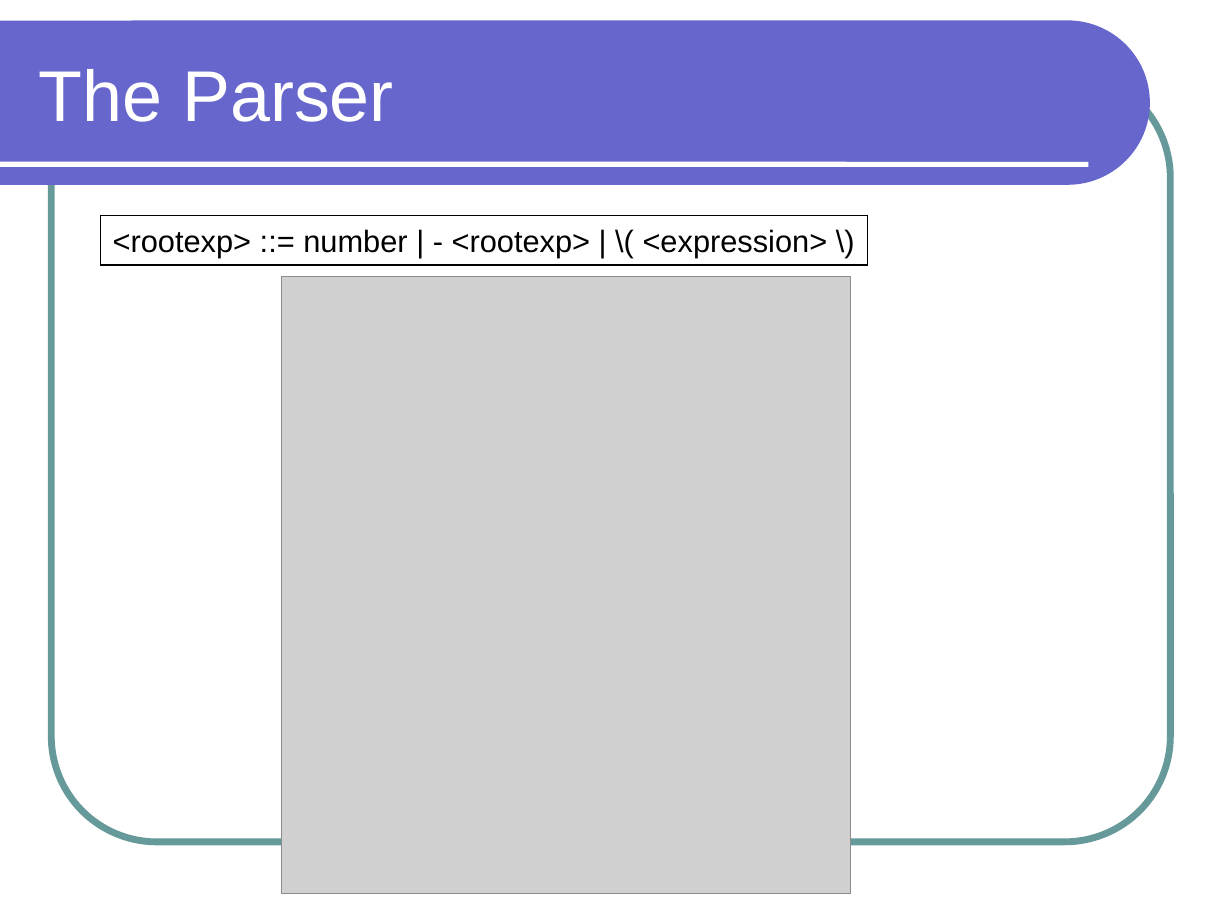
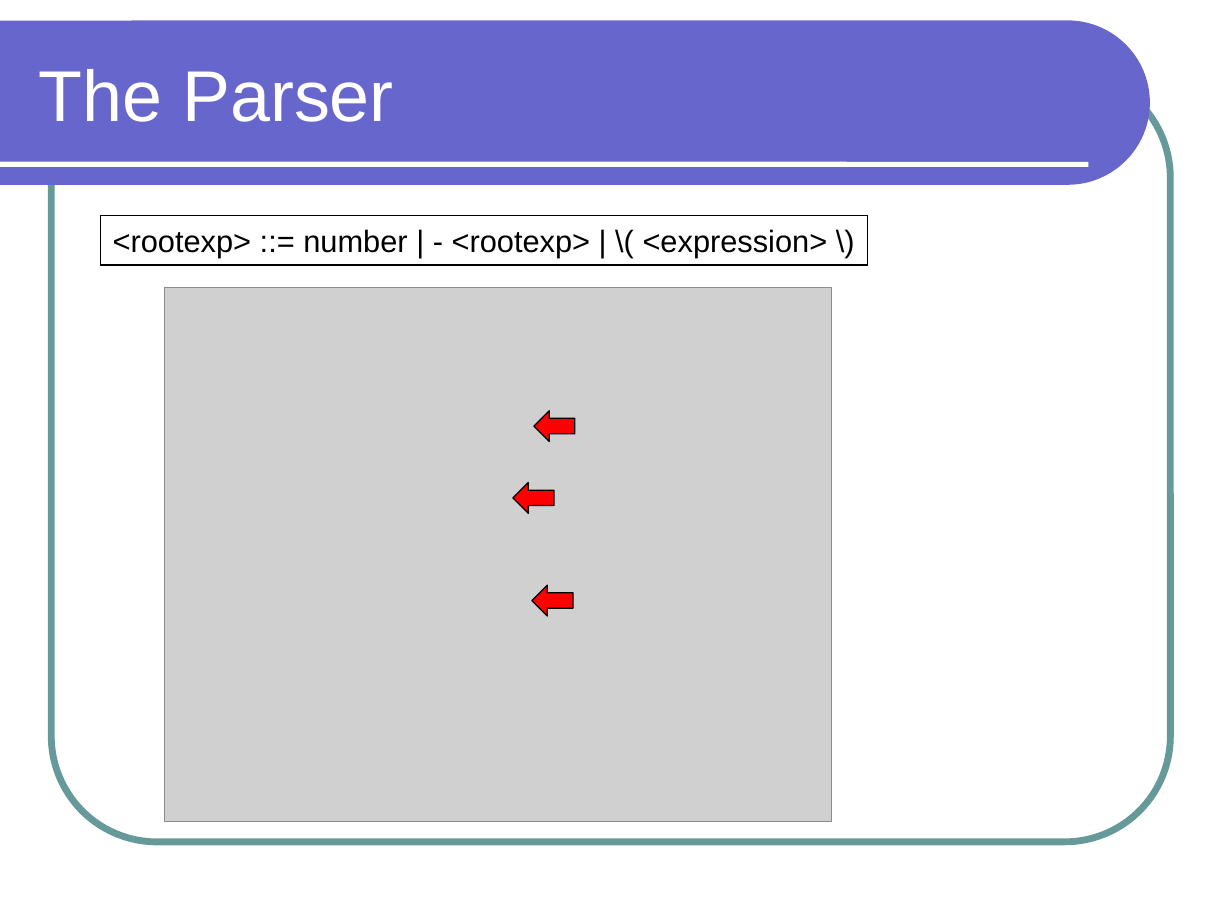
Before and after one commit to lutzhamel/CSC301, a slide deck: slide 13 of notes/csc301-ln012.ppt (slide 15 before the commit). Drawn at 1232x924 pixels with LibreOffice and Linux fonts; fonts in the diff are those of the drawing; grey boxes stand for pictures. Boxes give left, top, right and bottom in pixels: in the first picture for what was removed or moved away, otherwise in the second. Text is boxed around its words. In the diff, an @@ line names an element or a change of style, - is before the commit and + after.

```diff
--- a/notes/csc301-ln012.ppt
+++ b/notes/csc301-ln012.ppt
@@ picture: place and size @@
-picture at [282,276,851,893]
+picture at [165,287,832,821]
@@ left arrow added at [533,410,574,441], fill #FF0000, outline #000000 0.74 pt @@
@@ left arrow added at [513,483,553,514], fill #FF0000, outline #000000 0.74 pt @@
@@ left arrow added at [532,585,573,616], fill #FF0000, outline #000000 0.74 pt @@
```
Also in this commit, not shown: 6 other slides changed, 3 slides added, 1 slide removed, 3 other files.
